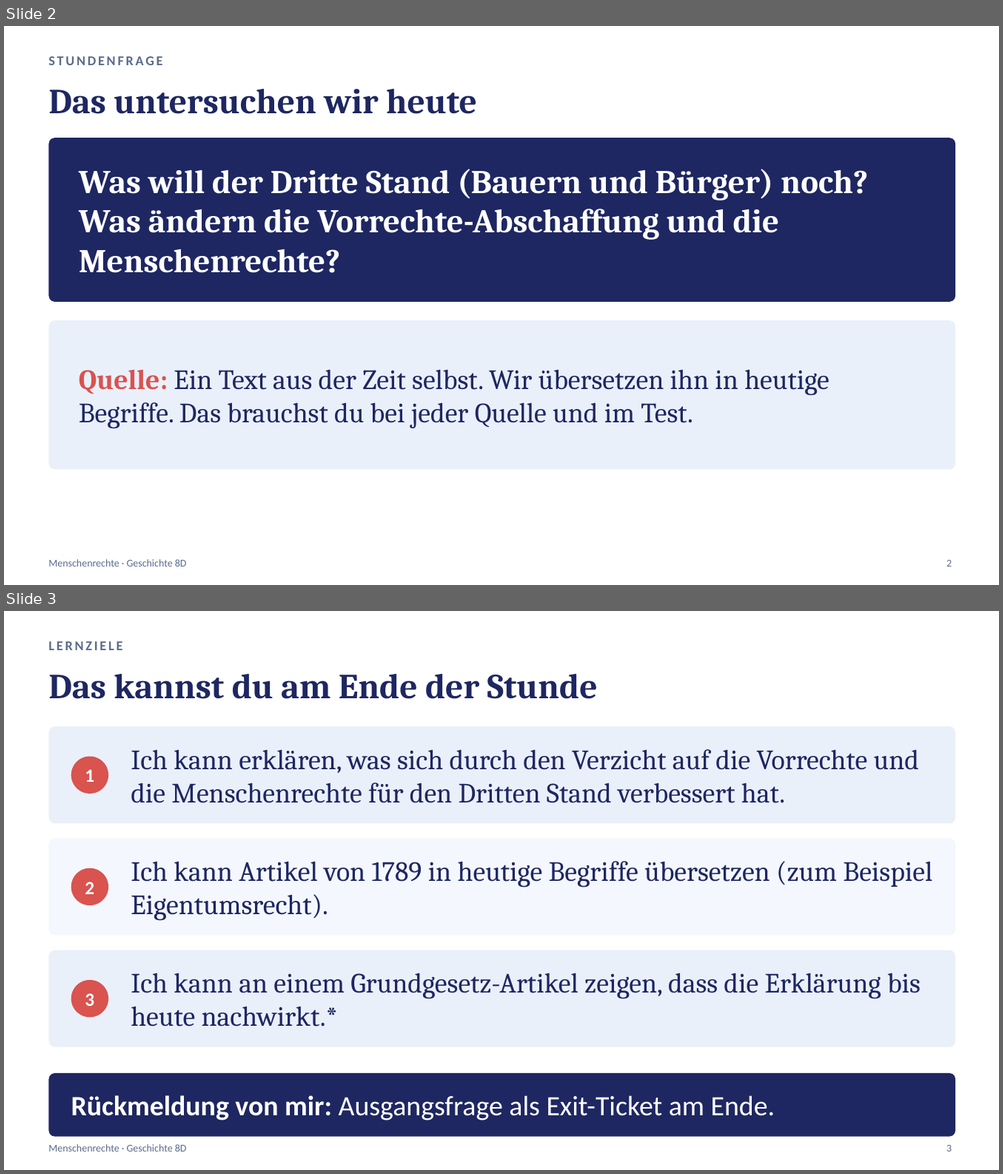
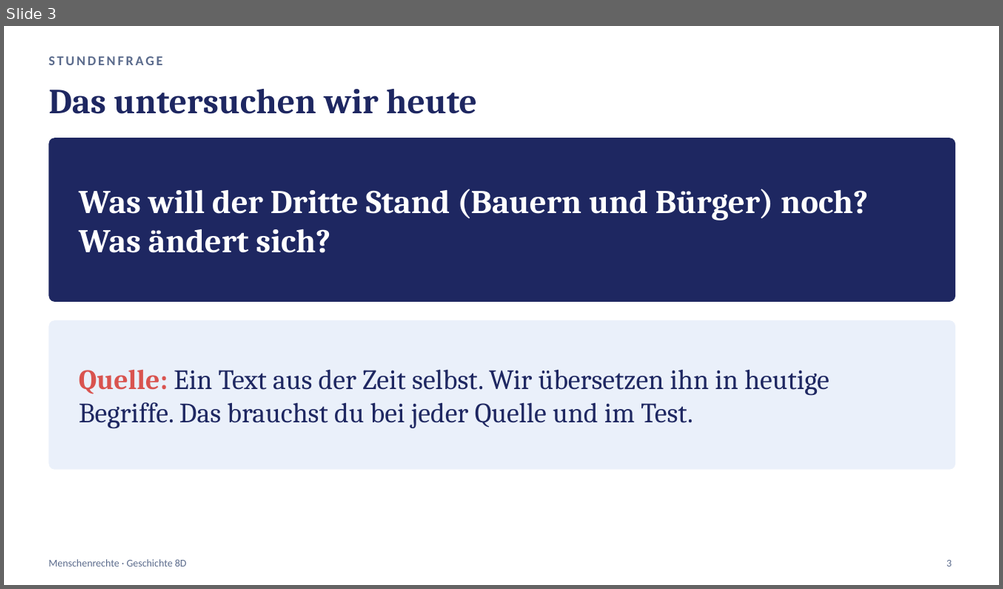
Before and after one commit to golzkonstantin-gif/Schule, a slide deck: Geschichte_8D/Stunde4_Menschenrechte/Praesentation_Stunde4_Menschenrechte_8D.pptx. Shown one above the other, each under a label of ours: slides 2 and 3 before the commit, slide 3 after it. The pictures are 1003x1174 and 1003x589 pixels, drawn with LibreOffice and Linux fonts; fonts in the diff are those of the drawing. Boxes give left, top, right and bottom in pixels: in the first picture for what was removed or moved away, otherwise in the second. Text is boxed around its words. In the diff, an @@ line names an element or a change of style, - is before the commit and + after.

```diff
--- a/Geschichte_8D/Stunde4_Menschenrechte/Praesentation_Stunde4_Menschenrechte_8D.pptx
+++ b/Geschichte_8D/Stunde4_Menschenrechte/Praesentation_Stunde4_Menschenrechte_8D.pptx
@@ slide 3 removed at bbox=[4, 611, 999, 1170], background #FFFFFF @@
@@ text removed at bbox=[48, 641, 122, 650] @@
-LERNZIELE
@@ text removed at bbox=[48, 674, 597, 699] @@
-Das kannst du am Ende der Stunde
@@ rounded rectangle removed at bbox=[48, 726, 956, 823] @@
@@ ellipse removed at bbox=[71, 757, 108, 794] @@
@@ text removed at bbox=[131, 749, 919, 803] @@
-Ich kann erklären, was sich durch den Verzicht auf die Vorrechte und die Menschenrechte für den Dritten Stand verbessert hat.
@@ text removed at bbox=[85, 769, 94, 782] @@
-1
@@ rounded rectangle removed at bbox=[48, 839, 956, 936] @@
@@ ellipse removed at bbox=[71, 869, 108, 906] @@
@@ text removed at bbox=[131, 861, 932, 921] @@
-Ich kann Artikel von 1789 in heutige Begriffe übersetzen (zum Beispiel Eigentumsrecht).
@@ text removed at bbox=[85, 882, 94, 894] @@
-2
@@ rounded rectangle removed at bbox=[48, 951, 956, 1048] @@
@@ ellipse removed at bbox=[71, 980, 108, 1017] @@
@@ text removed at bbox=[131, 973, 920, 1027] @@
-Ich kann an einem Grundgesetz-Artikel zeigen, dass die Erklärung bis heute nachwirkt.*
@@ text removed at bbox=[85, 994, 94, 1006] @@
-3
@@ rounded rectangle removed at bbox=[48, 1073, 956, 1137] @@
@@ text removed at bbox=[71, 1096, 774, 1121] @@
-Rückmeldung von mir: Ausgangsfrage als Exit-Ticket am Ende.
@@ text removed at bbox=[48, 1145, 187, 1152] @@
-Menschenrechte · Geschichte 8D
@@ text removed at bbox=[946, 1145, 951, 1152] @@
-3
@@ what was slide 2 is now slide 3 @@
@@ slide 3 changed as well @@
@@ text at bbox=[79, 189, 868, 253]: text changed @@
-Was will der Dritte Stand (Bauern und Bürger) noch? Was ändern die Vorrechte-Abschaffung und die Menschenrechte?
+Was will der Dritte Stand (Bauern und Bürger) noch? Was ändert sich?
@@ text at bbox=[946, 560, 951, 567]: text changed @@
-2
+3
```
Also in this commit, not shown: 13 other slides changed, 3 slides added, 8 other slides removed, 8 other files.
